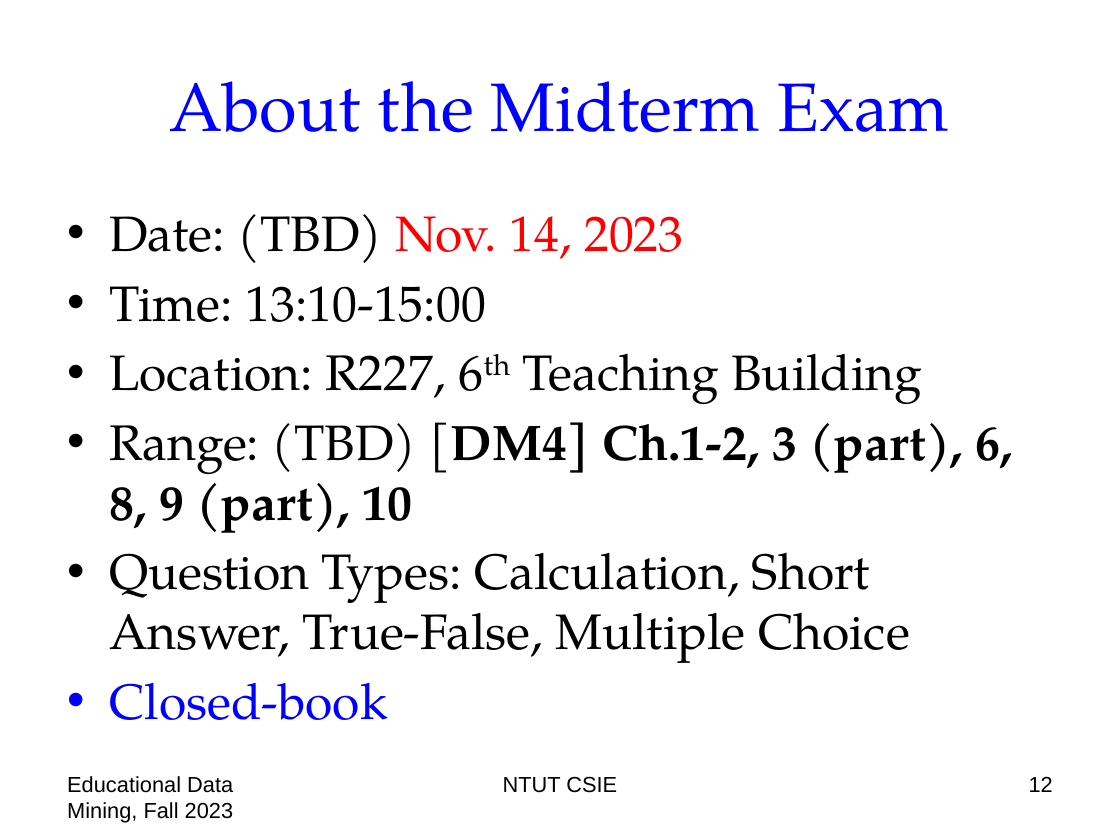
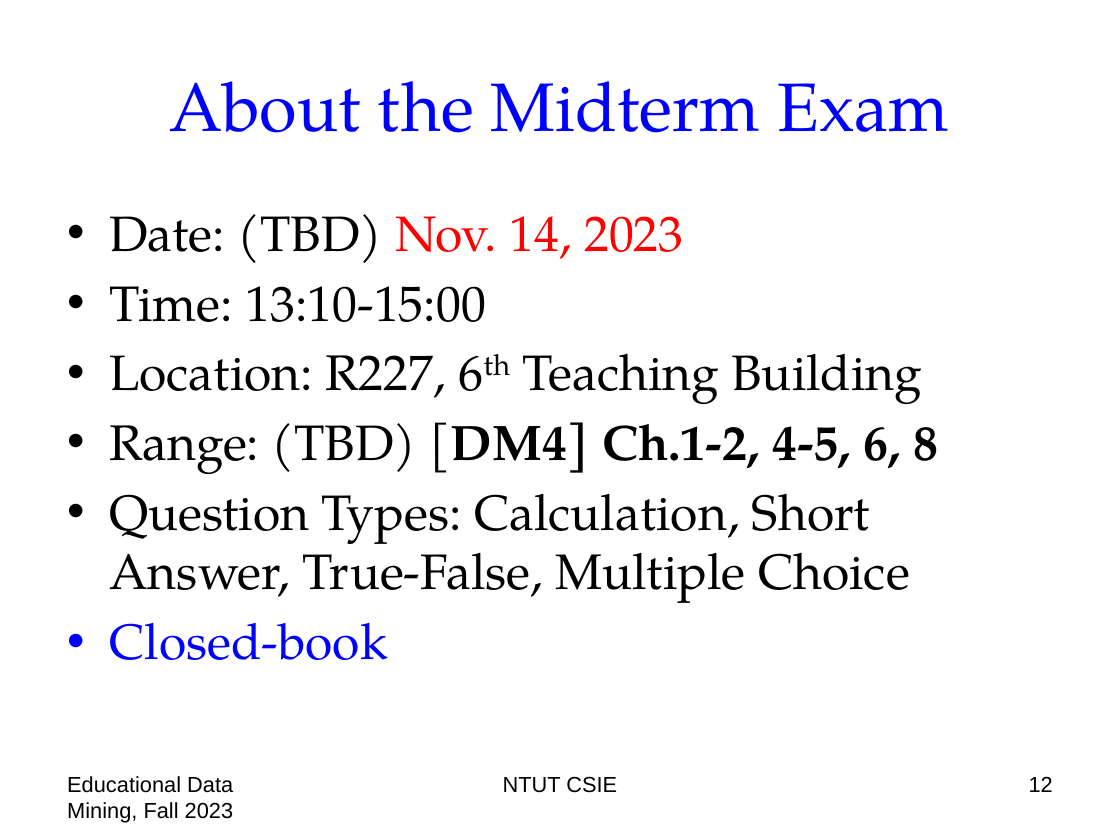
Before and after one commit to chriswjh/chriswjh.github.io, a slide deck: slide 12 of EDM/00-overview.pptx. Drawn at 1120x840 pixels with LibreOffice and Linux fonts; fonts in the diff are those of the drawing. Boxes give left, top, right and bottom in pixels: in the first picture for what was removed or moved away, otherwise in the second. Text is boxed around its words. In the diff, an @@ line names an element or a change of style, - is before the commit and + after.

```diff
--- a/EDM/00-overview.pptx
+++ b/EDM/00-overview.pptx
@@ text at (x1=109, y1=422, x2=938, y2=474): text changed @@
-• Range: (TBD) [DM4] Ch.1-2, 3 (part), 6, 8, 9 (part), 10
+• Range: (TBD) [DM4] Ch.1-2, 4-5, 6, 8
```
Also in this commit, not shown: 2 other slides changed.
